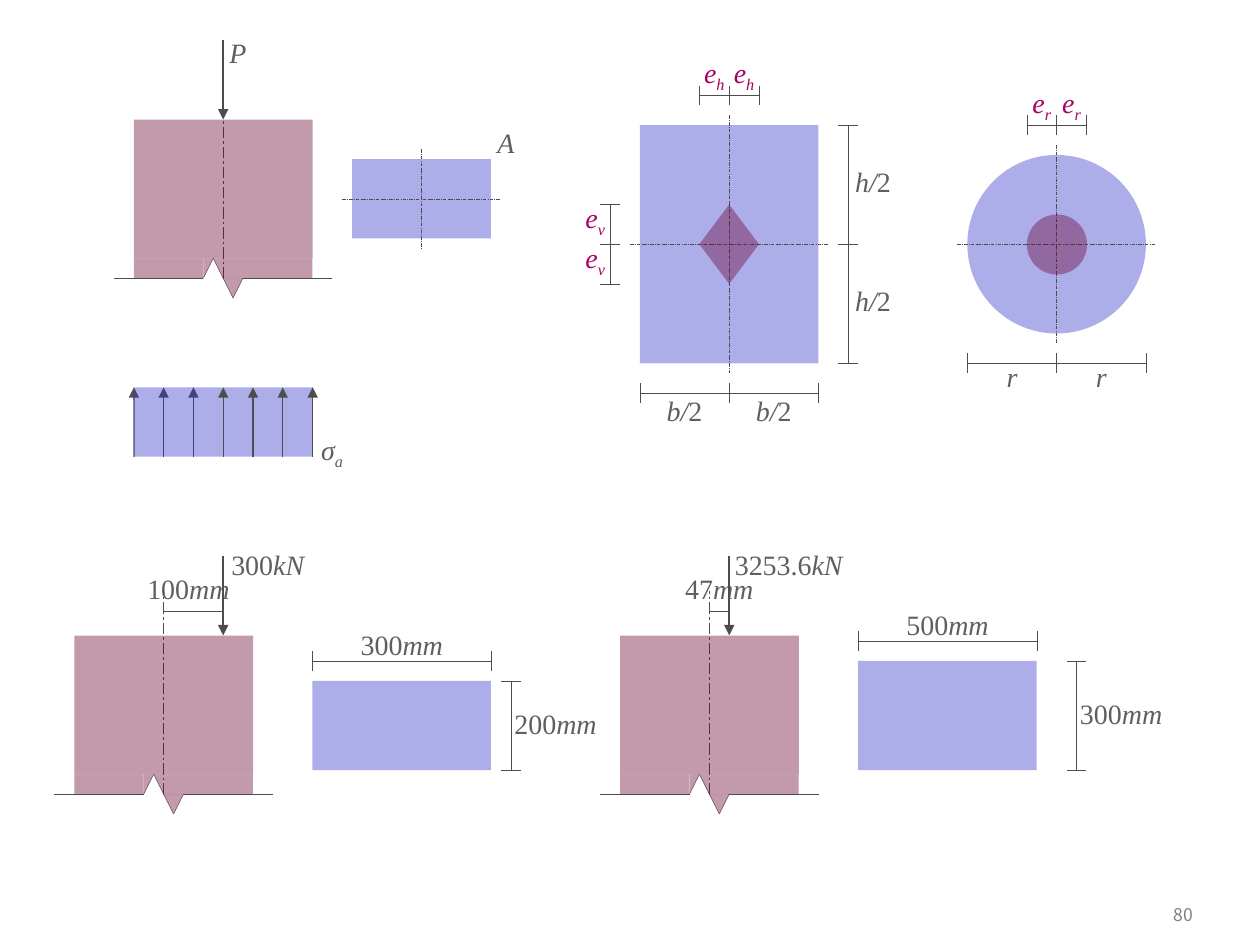
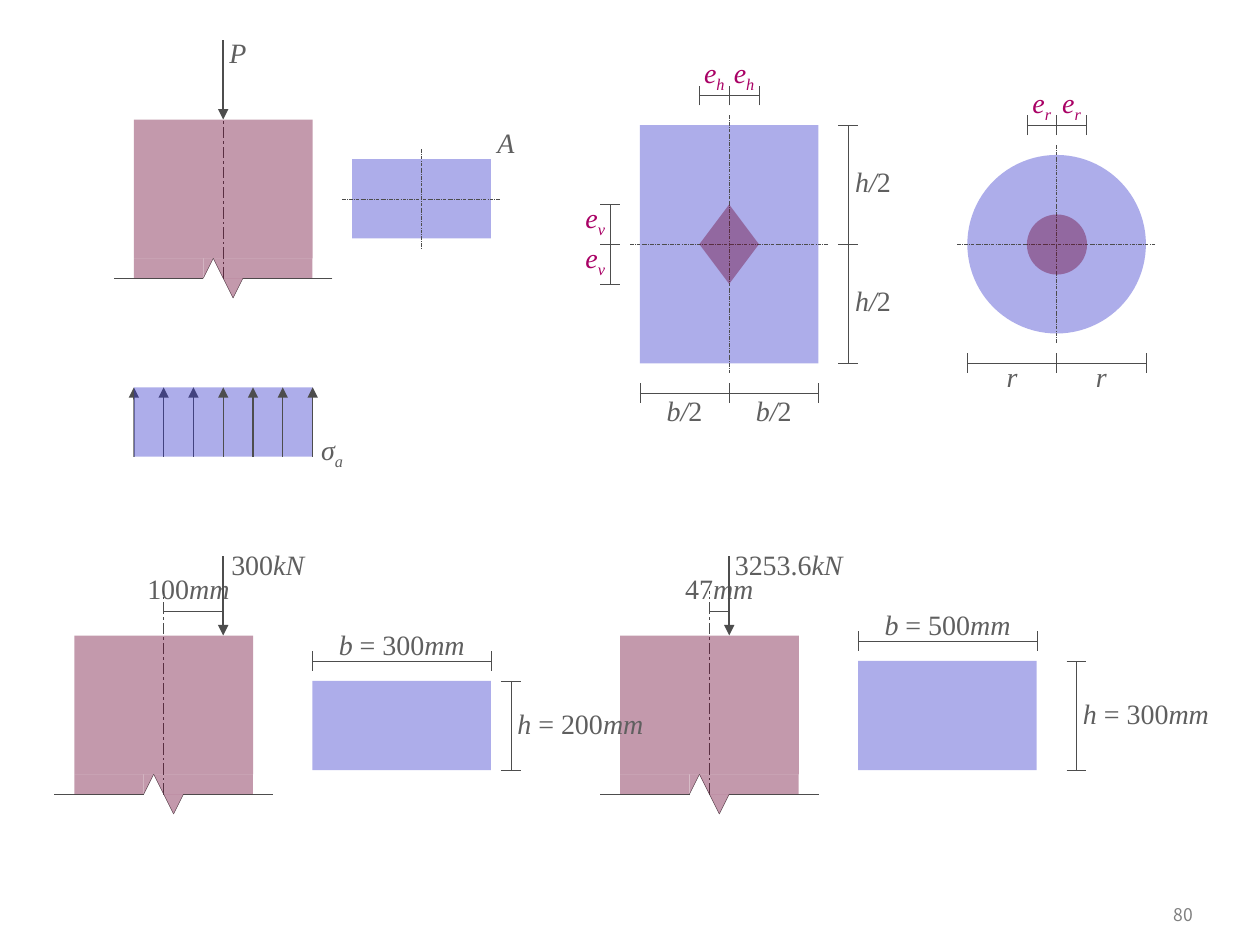
Before and after one commit to ironbell87/structural_mechanics_II, a slide deck: slide 80 of figures.pptx. Drawn at 1260x945 pixels with LibreOffice and Linux fonts; fonts in the diff are those of the drawing. Boxes give left, top, right and bottom in pixels: in the first picture for what was removed or moved away, otherwise in the second. Text is boxed around its words. In the diff, an @@ line names an element or a change of style, - is before the commit and + after.

```diff
--- a/figures.pptx
+++ b/figures.pptx
@@ text at box(885, 615, 1010, 636): text changed @@
-500mm
+b = 500mm
@@ text at box(339, 635, 464, 656): text changed @@
-300mm
+b = 300mm
@@ text at box(517, 712, 643, 739): text changed @@
-200mm
+h = 200mm
@@ text at box(1083, 704, 1209, 725): text changed @@
-300mm
+h = 300mm
```
Also in this commit, not shown: 1 other slide changed, 1 slide added, 12 other files.
